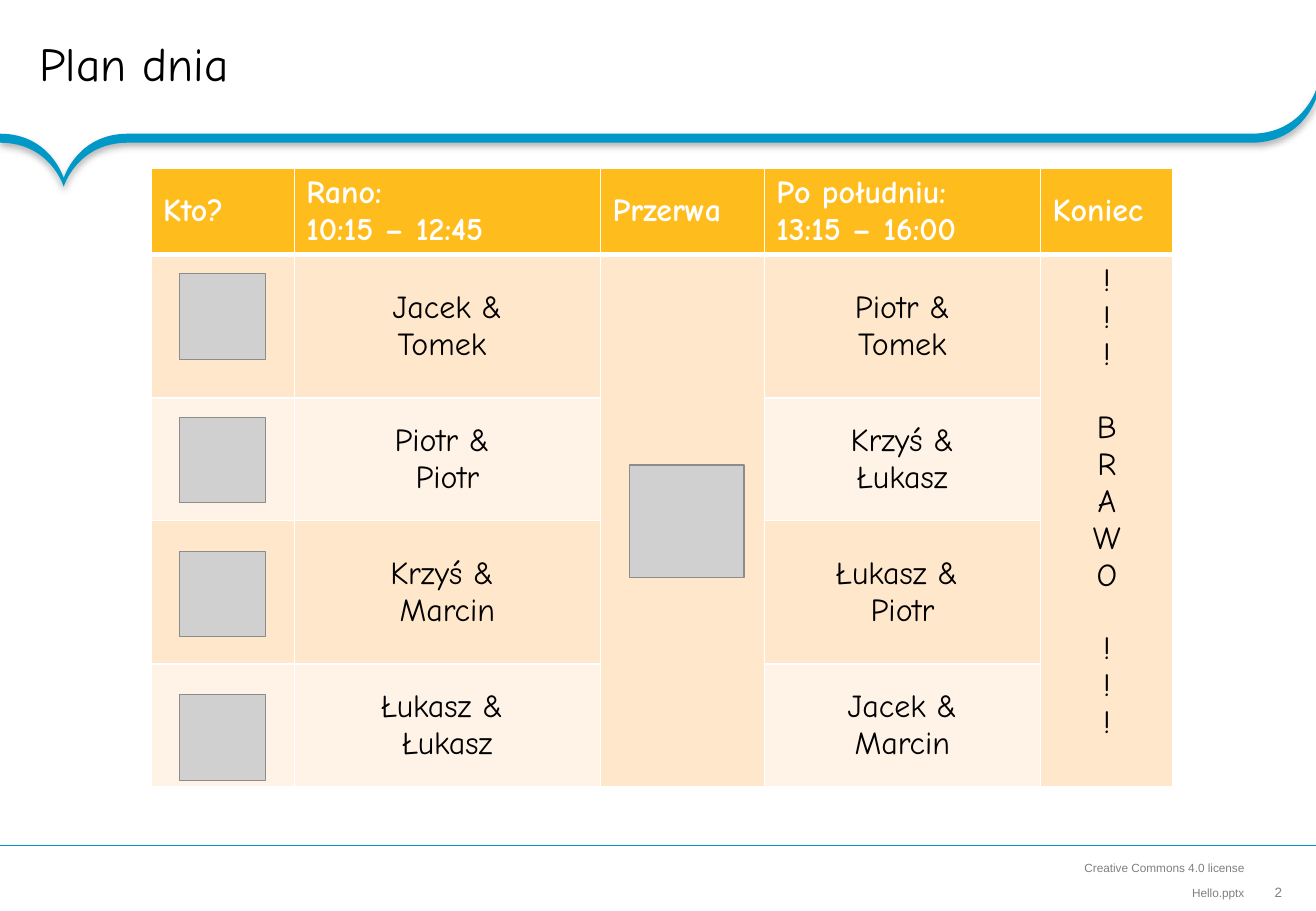
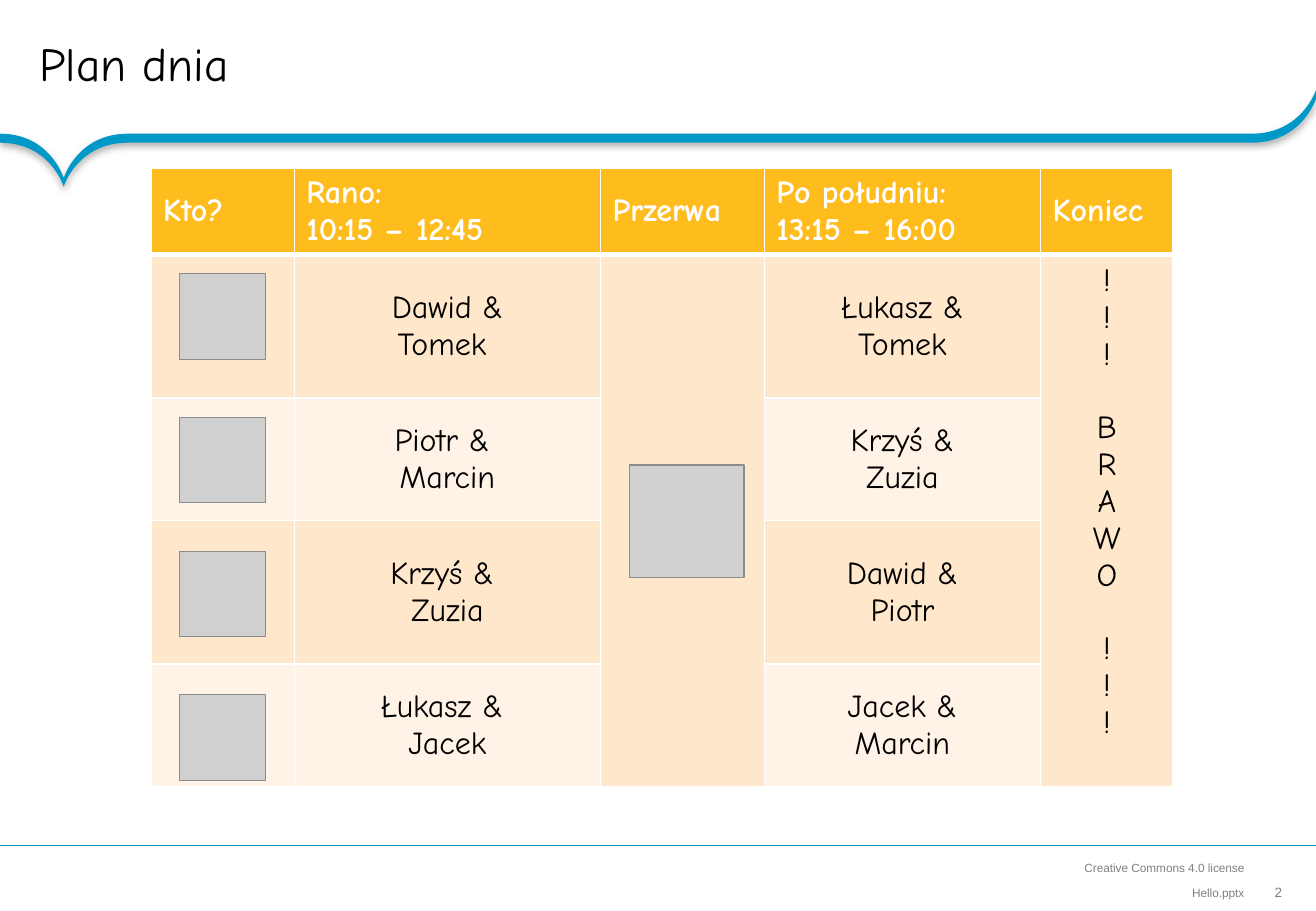
Before and after one commit to RoboCap/organization, a slide deck: slide 2 of agenda/Hello.pptx. Drawn at 1316x911 pixels with LibreOffice and Linux fonts; fonts in the diff are those of the drawing; grey boxes stand for pictures; background and template pictures are left out. Boxes give left, top, right and bottom in pixels: in the first picture for what was removed or moved away, otherwise in the second. Text is boxed around its words. In the diff, an @@ line names an element or a change of style, - is before the commit and + after.

```diff
--- a/agenda/Hello.pptx
+++ b/agenda/Hello.pptx
@@ table at box(151, 169, 1173, 785) @@
-row 2, column 2: Jacek & / Tomek
+row 2, column 2: Dawid & / Tomek
-row 2, column 4: Piotr & / Tomek
+row 2, column 4: Łukasz & / Tomek
-row 3, column 2: Piotr & / Piotr
+row 3, column 2: Piotr & / Marcin
-row 3, column 4: Krzyś & / Łukasz
+row 3, column 4: Krzyś & / Zuzia
-row 4, column 2: Krzyś & / Marcin
+row 4, column 2: Krzyś & / Zuzia
-row 4, column 4: Łukasz & / Piotr
+row 4, column 4: Dawid & / Piotr
-row 5, column 2: Łukasz & / Łukasz
+row 5, column 2: Łukasz & / Jacek
```
Also in this commit, not shown: 1 other slide changed, 1 slide added, 1 slide removed.
